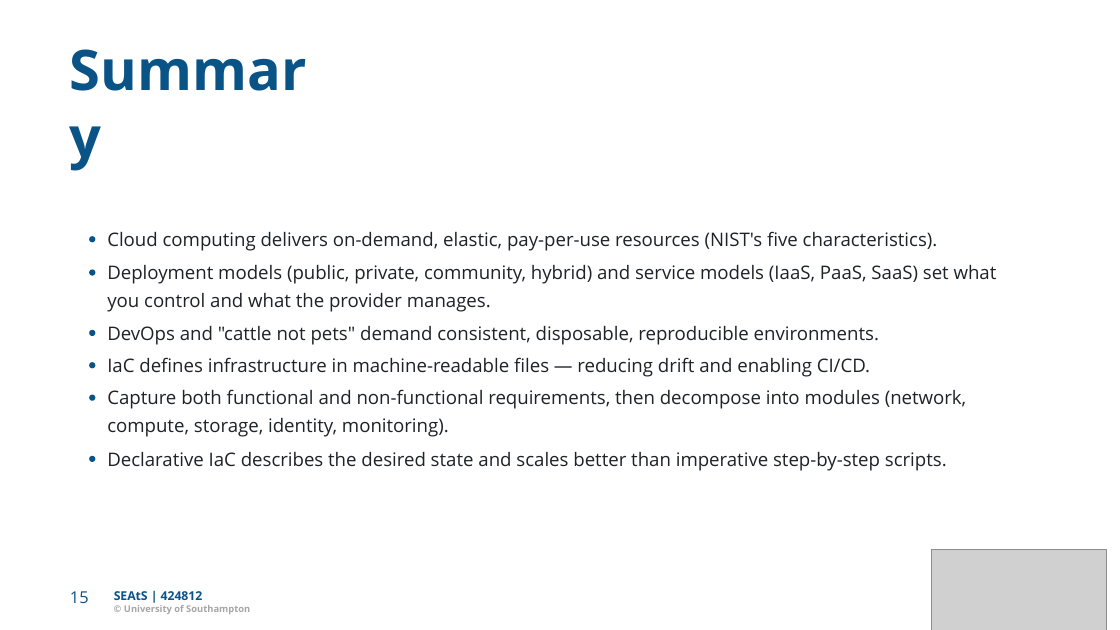
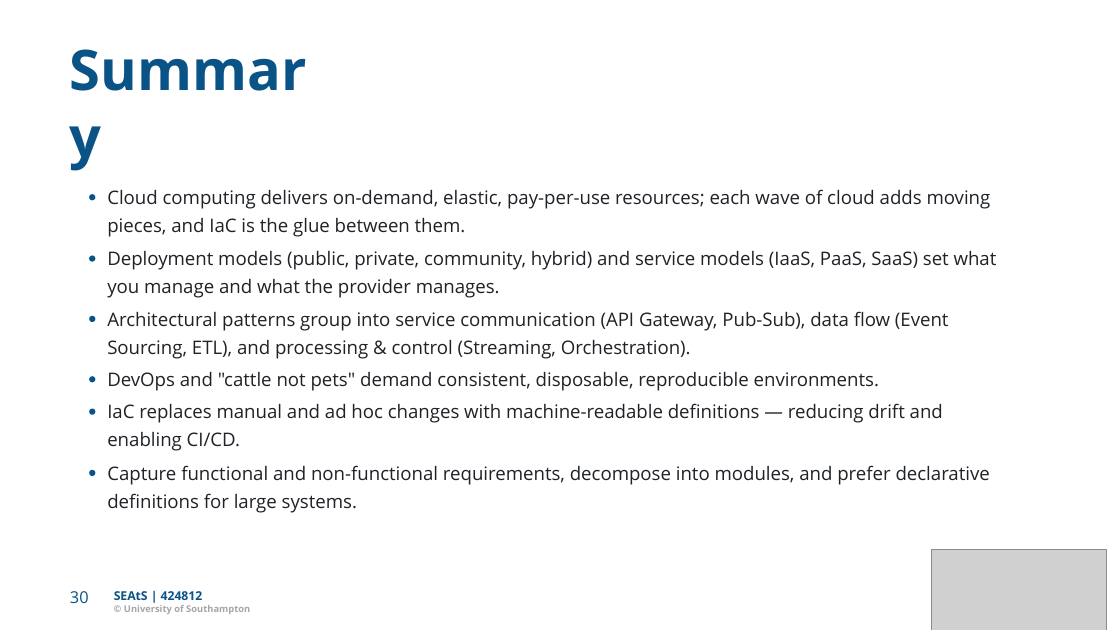
Before and after one commit to Dr-AlHashimy/Module_AICE2005_2627, a slide deck: slide 30 of html/COMP-_L7.1-part1.pptx (slide 15 before the commit). Drawn at 1120x630 pixels with LibreOffice and Linux fonts; fonts in the diff are those of the drawing; grey boxes stand for pictures. Boxes give left, top, right and bottom in pixels: in the first picture for what was removed or moved away, otherwise in the second. Text is boxed around its words. In the diff, an @@ line names an element or a change of style, - is before the commit and + after.

```diff
--- a/html/COMP-_L7.1-part1.pptx
+++ b/html/COMP-_L7.1-part1.pptx
@@ freeform shape: place and size @@
-freeform shape at (89,236,95,242)
+freeform shape at (89,194,95,200)
@@ text at (107,189,991,209): text changed @@
-Cloud computing delivers on-demand, elastic, pay-per-use resources (NIST's ﬁve characteristics).
+Cloud computing delivers on-demand, elastic, pay-per-use resources; each wave of cloud adds moving
@@ text added at (107,218,466,237), 16 pt, text #1F2328 @@
+pieces, and IaC is the glue between them.
@@ text at (107,279,500,298): text changed @@
-you control and what the provider manages.
+you manage and what the provider manages.
@@ 2 freeform shapes, 1 text: place and size @@
-2 freeform shapes, 1 text at (89,265,997,336)
+2 freeform shapes, 1 text at (89,251,997,322)
@@ text added at (107,311,949,331), 16 pt, text #1F2328 @@
+Architectural patterns group into service communication (API Gateway, Pub-Sub), data ﬂow (Event
@@ text added at (107,340,691,359), 16 pt, text #1F2328 @@
+Sourcing, ETL), and processing & control (Streaming, Orchestration).
@@ 3 freeform shapes: place and size @@
-3 freeform shapes at (89,362,95,462)
+3 freeform shapes at (89,376,95,476)
@@ text "DevOps and "cattle not pets" ...": place and size @@
-text "DevOps and "cattle not pets" ..." at (107,326,879,345)
+text "DevOps and "cattle not pets" ..." at (107,372,879,391)
@@ text at (107,403,943,423): text changed @@
-IaC deﬁnes infrastructure in machine-readable ﬁles — reducing drift and enabling CI/CD.
+IaC replaces manual and ad hoc changes with machine-readable deﬁnitions — reducing drift and
@@ text removed at (107,418,449,437) @@
-compute, storage, identity, monitoring).
@@ text added at (107,432,240,451), 16 pt, text #1F2328 @@
+enabling CI/CD.
@@ text at (107,465,990,485): text changed @@
-Capture both functional and non-functional requirements, then decompose into modules (network,
+Capture functional and non-functional requirements, decompose into modules, and prefer declarative
@@ text removed at (107,452,947,471) @@
-Declarative IaC describes the desired state and scales better than imperative step-by-step scripts.
@@ text added at (107,493,357,513), 16 pt, text #1F2328 @@
+deﬁnitions for large systems.
@@ text at (70,591,89,603): text changed @@
-15
+30
```
Also in this commit, not shown: 12 other slides changed, 15 slides added, 5 other files.
